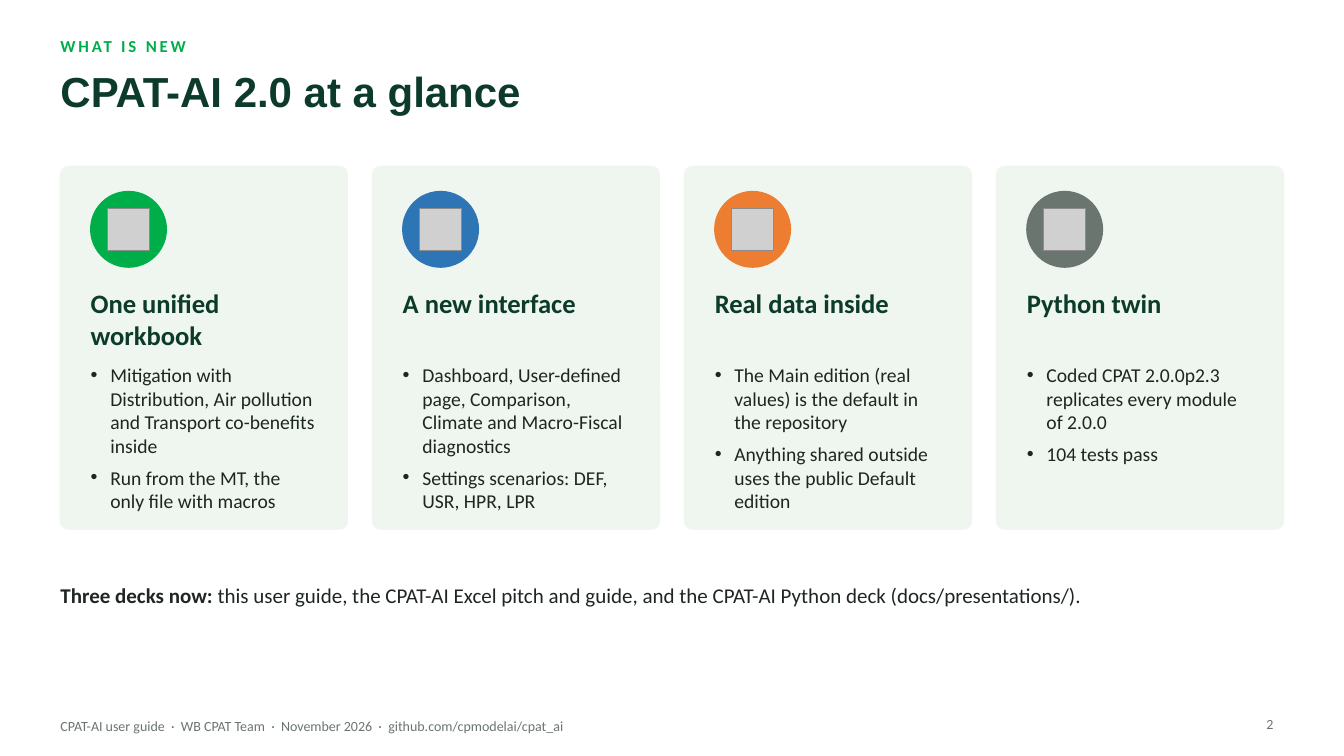
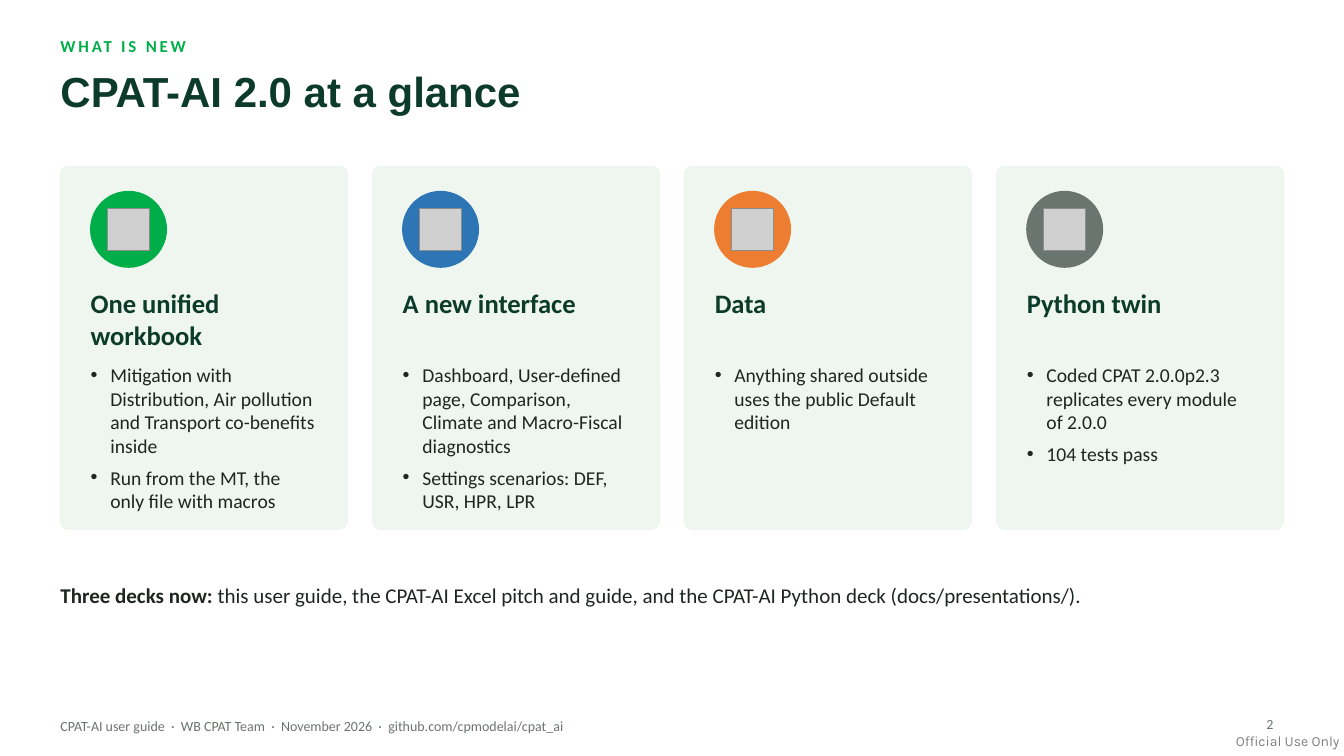
Before and after one commit to cpmodelai/docs, a slide deck: slide 2 of docs/presentations/01_CPAT-AI_UserGuide_latest.pptx. Drawn at 1344x756 pixels with LibreOffice and Linux fonts; fonts in the diff are those of the drawing; grey boxes stand for pictures. Boxes give left, top, right and bottom in pixels: in the first picture for what was removed or moved away, otherwise in the second. Text is boxed around its words. In the diff, an @@ line names an element or a change of style, - is before the commit and + after.

```diff
--- a/docs/presentations/01_CPAT-AI_UserGuide_latest.pptx
+++ b/docs/presentations/01_CPAT-AI_UserGuide_latest.pptx
@@ text at (715, 295, 767, 313): text changed @@
-Real data inside
+Data
@@ text at (734, 368, 918, 432): paragraph removed @@
-• The Main edition (real values) is the default in the repository
@@ text added at (1236, 736, 1340, 750), 10 pt, text #000000 at 50% opacity @@
+Official Use Only
```
Also in this commit, not shown: 20 other slides changed, 1 slide removed, 9 other files.
